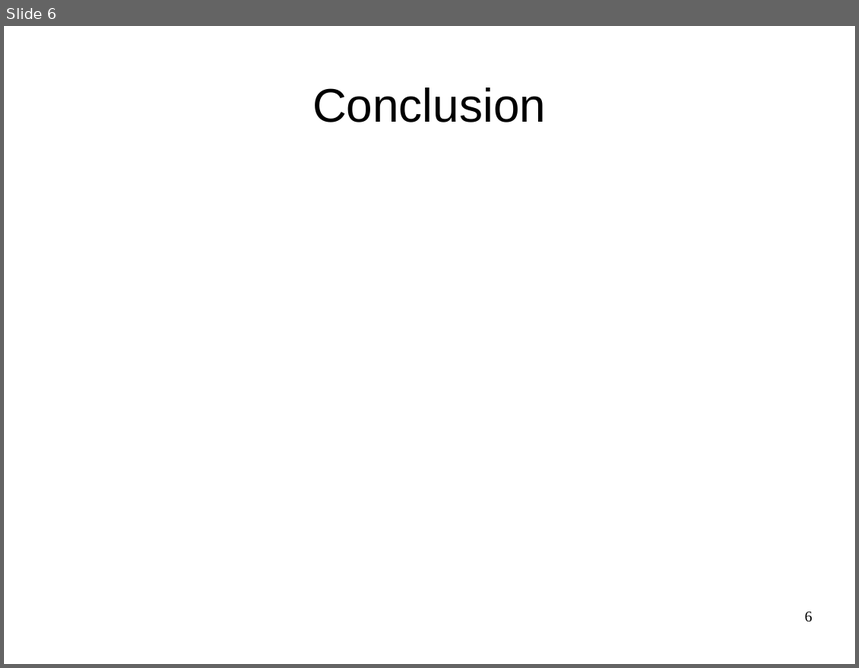
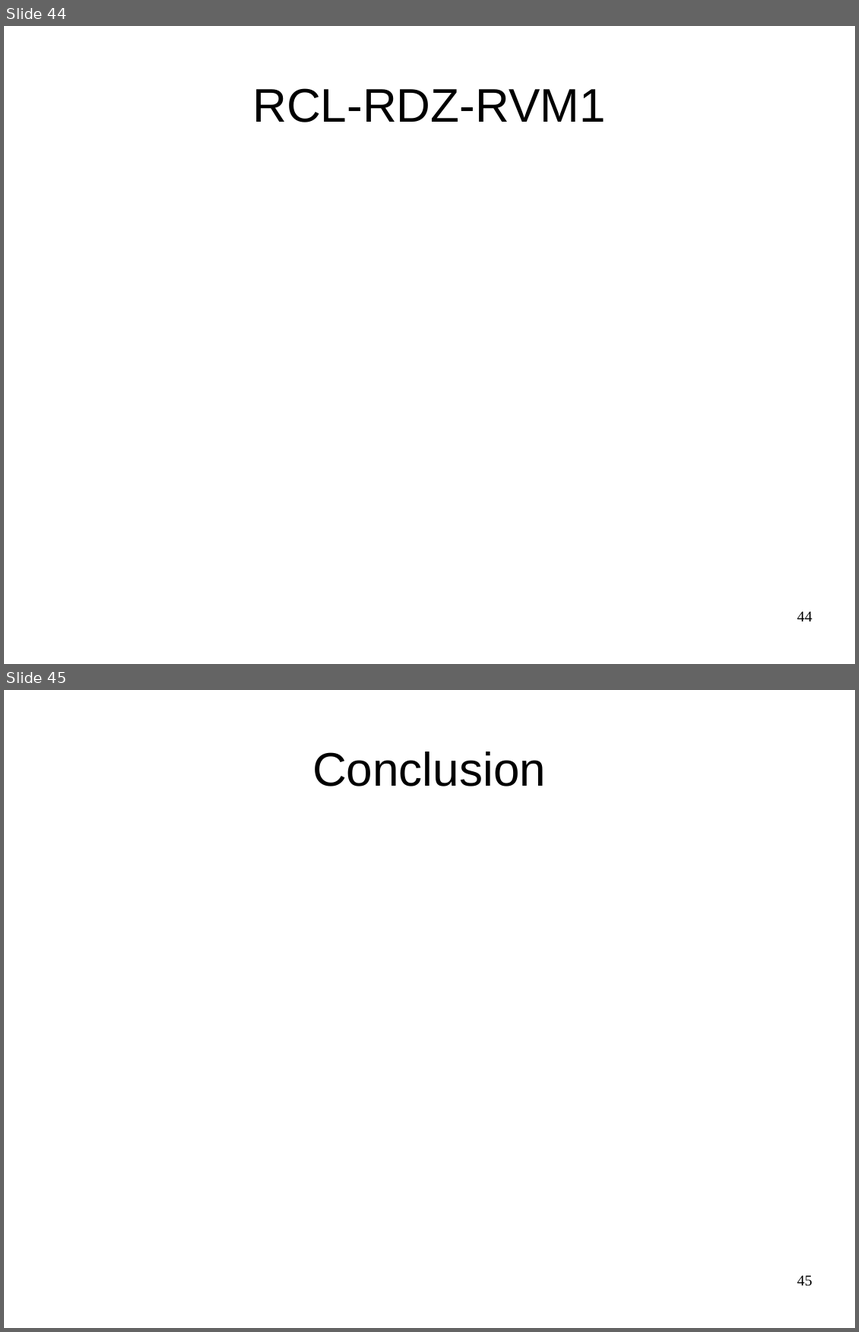
Before and after one commit to RascalSeniorDesign/Preliminary-Design, a slide deck: CMQA/Presentations/SRR Presentation.ppt. Shown one above the other, each under a label of ours: slide 6 before the commit, slides 44 and 45 after it. The pictures are 859x668 and 859x1332 pixels, drawn with LibreOffice and Linux fonts; fonts in the diff are those of the drawing; background and template pictures are left out. Boxes give left, top, right and bottom in pixels: in the first picture for what was removed or moved away, otherwise in the second. Text is boxed around its words. In the diff, an @@ line names an element or a change of style, - is before the commit and + after.

```diff
--- a/CMQA/Presentations/SRR Presentation.ppt
+++ b/CMQA/Presentations/SRR Presentation.ppt
@@ slide 44 added at box(4, 26, 855, 664), background picture (left out) @@
@@ title added at box(253, 88, 605, 123), 44 pt, text #000000 @@
+RCL-RDZ-RVM1
@@ page number added at box(797, 612, 813, 622), 14 pt, text #000000 @@
+44
@@ what was slide 6 is now slide 45 @@
@@ page number at box(797, 1276, 813, 1287): text changed @@
-6
+45
```
Also in this commit, not shown: 39 other slides added, 1 slide removed, 1 other file.
